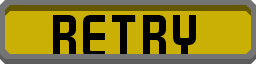
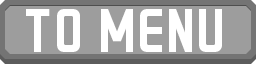
Layered file, before and after one edit (256x64). Changes by layer:
added group "RetryText copy" with 2 layers above "RetryText" over box(26, 9, 222, 54)
added layer "TO MENU" in group "RetryText copy" over box(26, 9, 222, 52)
hid group "RetryText" (2 layers) over box(53, 9, 196, 54)
showed group "BaseButton" (3 layers) over box(5, 5, 251, 54)
hid group "PressedButtonButBetter" (3 layers) over box(5, 5, 251, 54)
